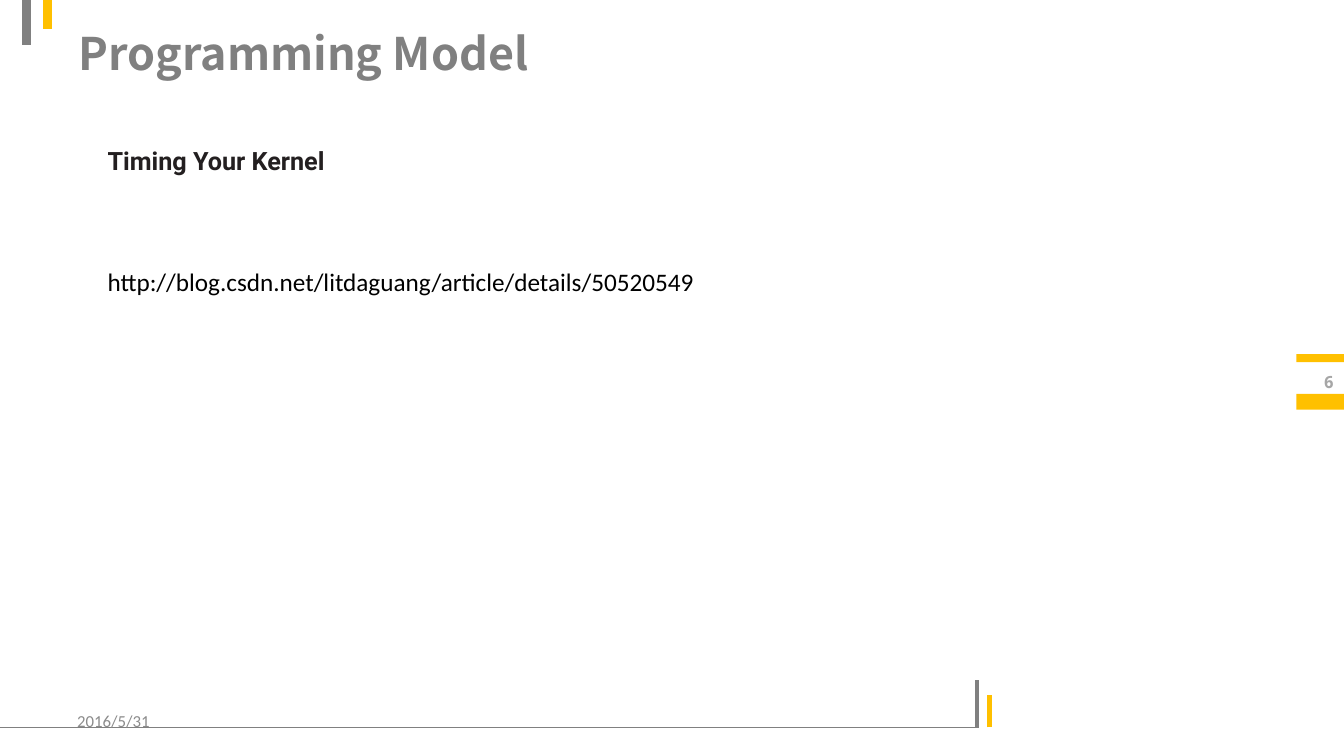
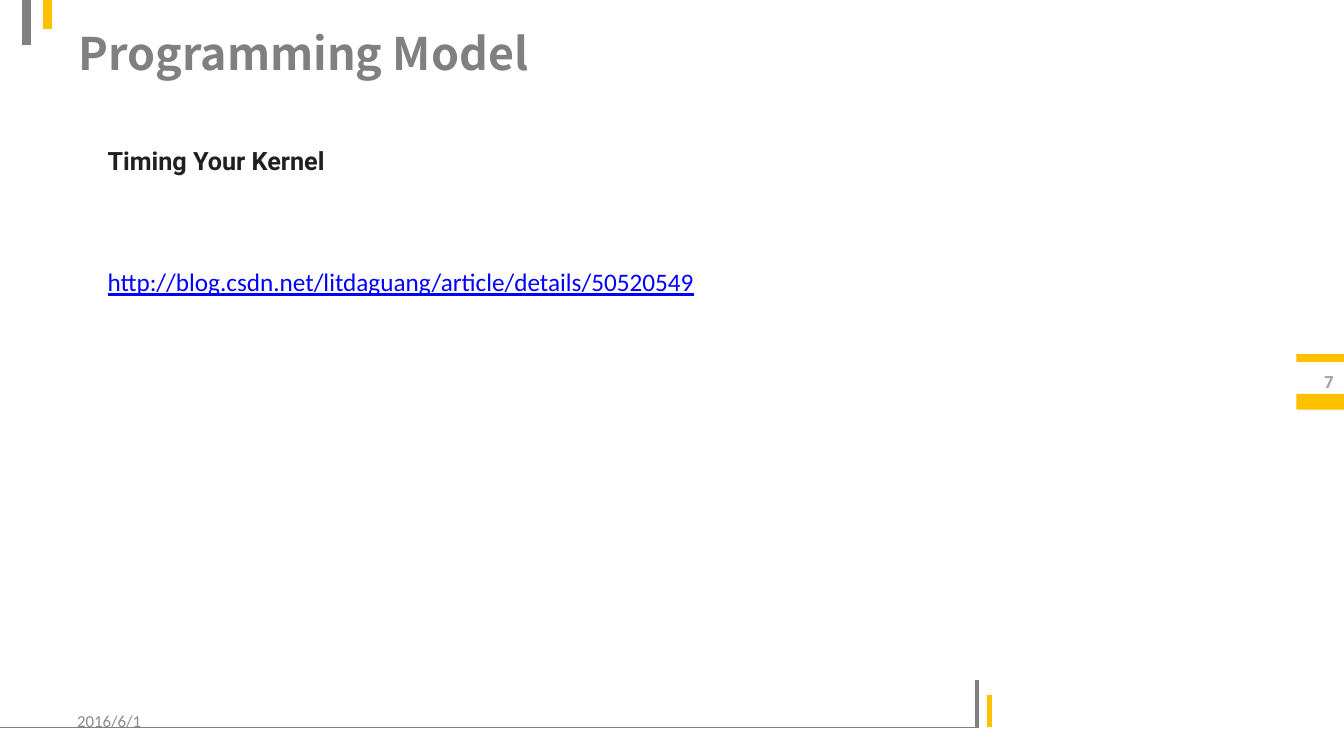
Before and after one commit to LitLeo/slides_of_parallel_computation, a slide deck: slide 7 of CUDA programming.pptx (slide 6 before the commit). Drawn at 1344x756 pixels with LibreOffice and Linux fonts; fonts in the diff are those of the drawing; background and template pictures are left out. Boxes give left, top, right and bottom in pixels: in the first picture for what was removed or moved away, otherwise in the second. Text is boxed around its words. In the diff, an @@ line names an element or a change of style, - is before the commit and + after.

```diff
--- a/CUDA programming.pptx
+++ b/CUDA programming.pptx
@@ text at box(108, 273, 694, 296): text colour #000000 to #0000FF, underline on in "http://blog.csdn.net/litdaguang/article/details/50520549" @@
@@ page number at box(1324, 376, 1334, 388): text changed @@
-6
+7
@@ text at box(77, 715, 141, 728): text changed @@
-2016/5/31
+2016/6/1
```
Also in this commit, not shown: 29 other slides changed, 2 slides added, 4 other files.
